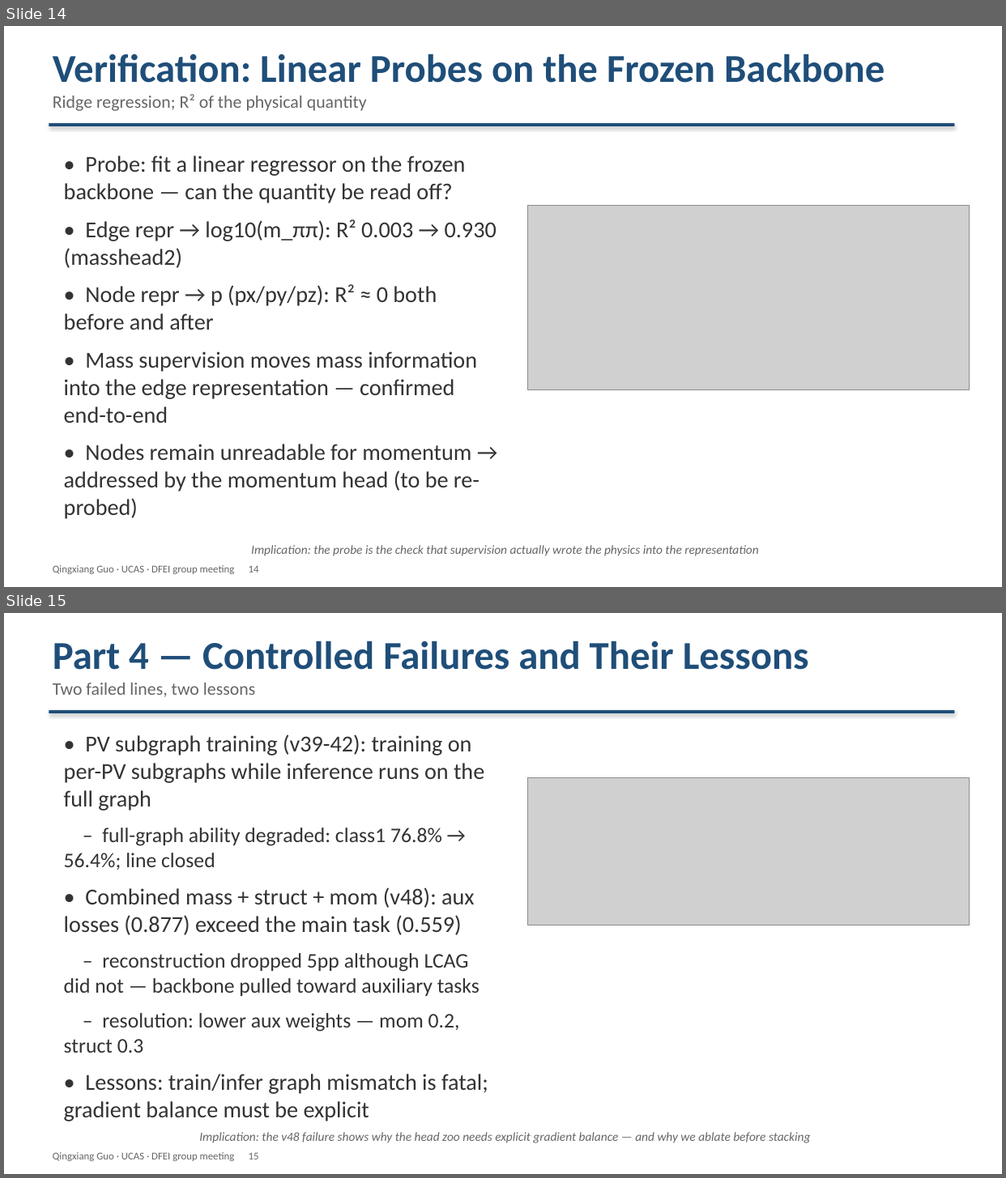
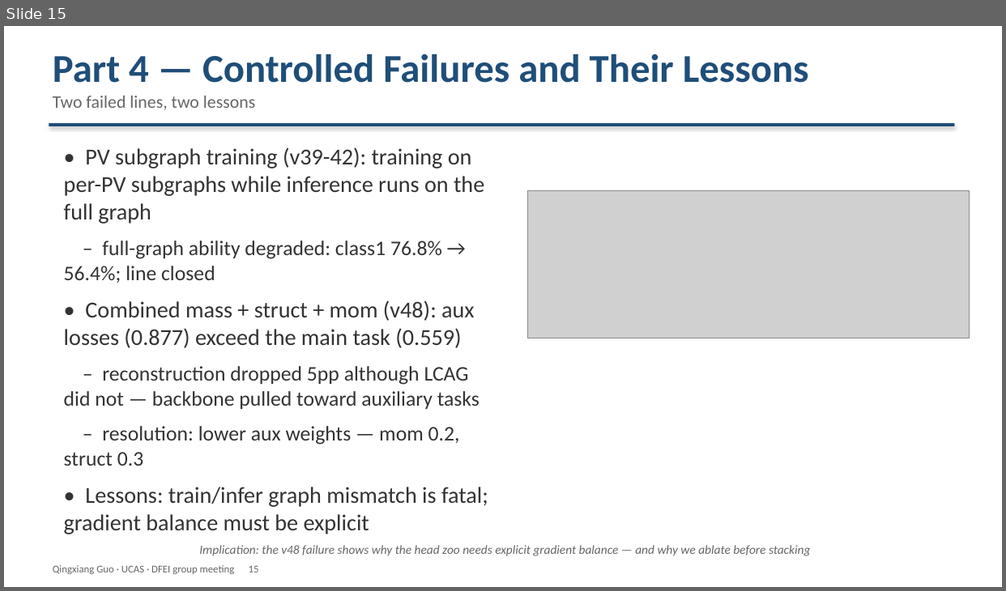
Before and after one commit to Aniedrew/dfei_ift, a slide deck: meeting_figs/DFEI_progress_20260902_EN.pptx. Shown one above the other, each under a label of ours: slides 14 and 15 before the commit, slide 15 after it. The pictures are 1006x1178 and 1006x591 pixels, drawn with LibreOffice and Linux fonts; fonts in the diff are those of the drawing; grey boxes stand for pictures. Boxes give left, top, right and bottom in pixels: in the first picture for what was removed or moved away, otherwise in the second. Text is boxed around its words. In the diff, an @@ line names an element or a change of style, - is before the commit and + after.

Commit message:
docs: rebuild Part 3 — probes, native head zoo, depth & RC calculation
- S11: linear probes first — new probe_method figure shows HOW a probe is
  calculated (frozen backbone -> linear layer -> R2); evidence physics is
  lost (mass 0.003, mom ~0) then recovered (mass 0.93)
- S12: head zoo as native PowerPoint shapes (editable), new physics heads
  (source/mass/struct/mom) marked green vs original blue; dropped the PNG
- S13/S14: one page each for the struct-head targets — depth (BFS layers)
  and Rumor Centrality (subtree sizes, log R = -sum log tau, argmax root)
- Removed the unexplained ROC plot and its slide; parts renumbered (17 pages)

```diff
--- a/meeting_figs/DFEI_progress_20260902_EN.pptx
+++ b/meeting_figs/DFEI_progress_20260902_EN.pptx
@@ slide 14 removed at (4, 26, 1002, 587), background #FFFFFF @@
@@ text removed at (53, 54, 884, 111) @@
-Verification: Linear Probes on the Frozen Backbone
-Ridge regression; R² of the physical quantity
@@ rectangle removed at (49, 123, 955, 126) @@
@@ text removed at (64, 156, 496, 519) @@
-• Probe: fit a linear regressor on the frozen backbone — can the quantity be read off?
-• Edge repr → log10(m_ππ): R² 0.003 → 0.930 (masshead2)
-• Node repr → p (px/py/pz): R² ≈ 0 both before and after
-• Mass supervision moves mass information into the edge representation — confirmed end-to-end
-• Nodes remain unreadable for momentum → addressed by the momentum head (to be re-probed)
@@ picture removed at (528, 206, 970, 390) @@
@@ text removed at (251, 545, 758, 557) @@
-Implication: the probe is the check that supervision actually wrote the physics into the representation
@@ text removed at (53, 565, 259, 574) @@
-Qingxiang Guo · UCAS · DFEI group meeting 14
```
Also in this commit, not shown: 3 slides changed, 2 slides added, 1 other slide removed, 7 other files.
